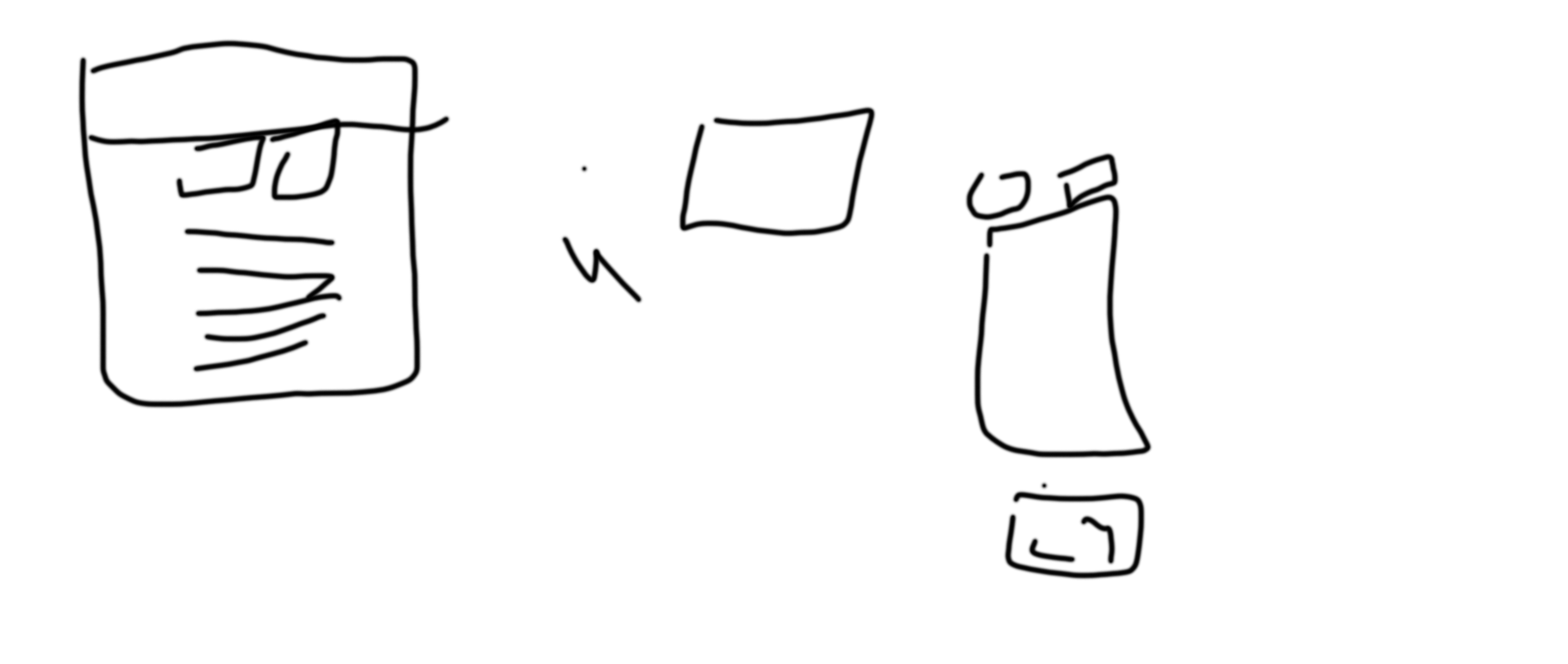
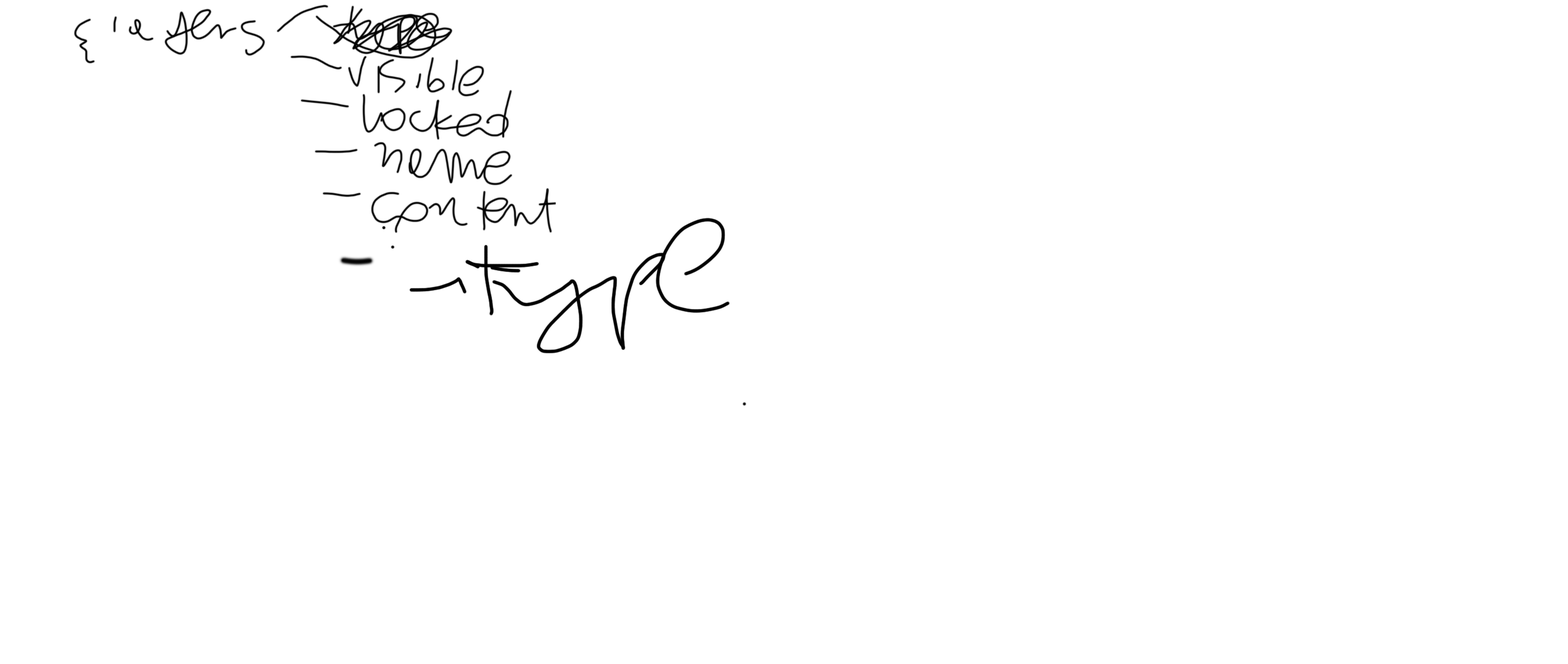
Layer changes from the first w=1568, h=664 image to the second:
added group "photoshop" with 2 layers above "screenshot1" over [73, 4, 747, 406]
added layer "Layer 4" in group "photoshop" over [408, 217, 747, 406]
added layer "Layer 3" in group "photoshop" over [73, 4, 556, 268]
hid group "screenshot1" (2 layers) over [73, 4, 1154, 581]
